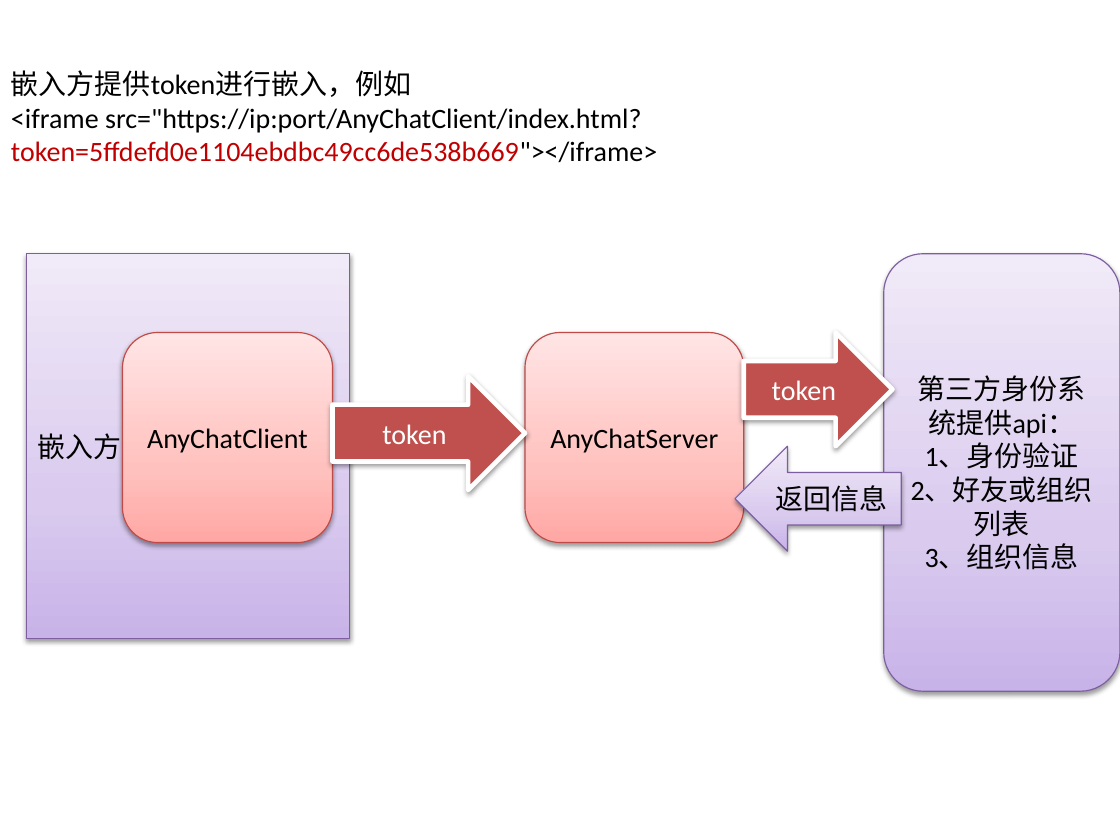
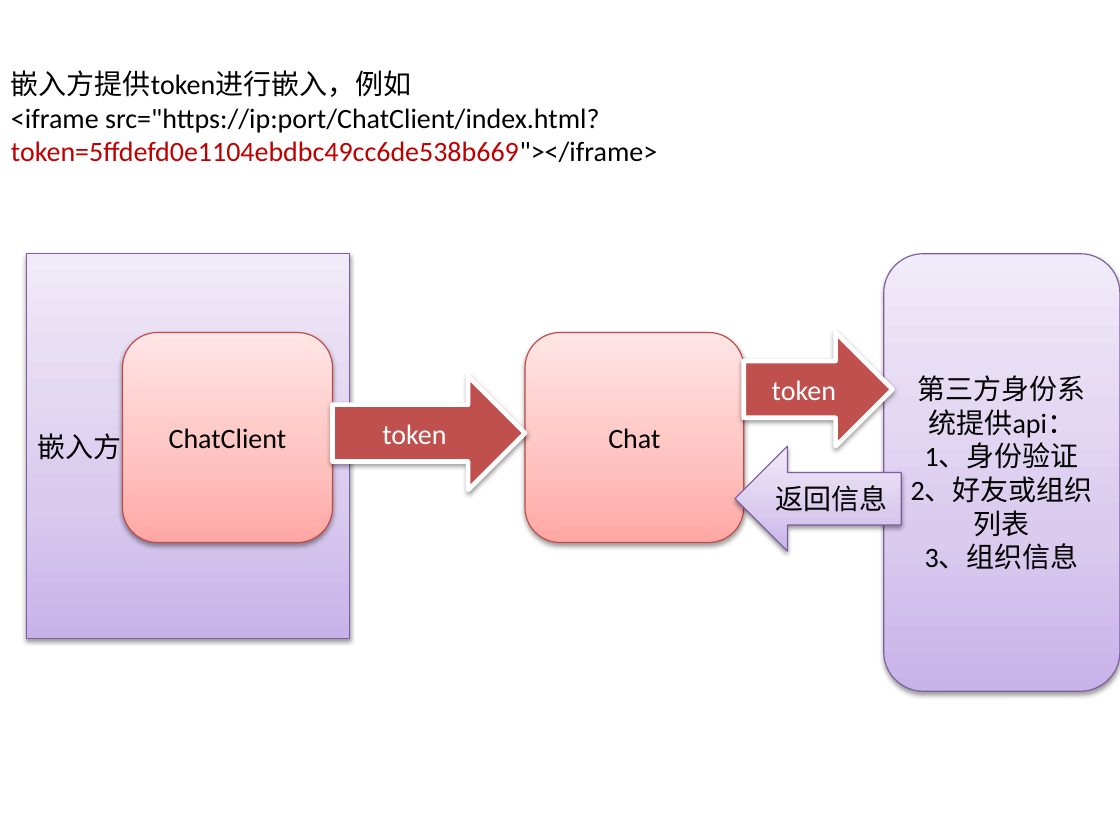
Before and after one commit to dianbaer/anychat, a slide deck: slide 2 of anychat.pptx. Drawn at 1120x840 pixels with LibreOffice and Linux fonts; fonts in the diff are those of the drawing. Boxes give left, top, right and bottom in pixels: in the first picture for what was removed or moved away, otherwise in the second. Text is boxed around its words. In the diff, an @@ line names an element or a change of style, - is before the commit and + after.

```diff
--- a/anychat.pptx
+++ b/anychat.pptx
@@ text at <box>11,108,657,162</box>: text changed @@
-<iframe src="https://ip:port/AnyChatClient/index.html?token=5ffdefd0e1104ebdbc49cc6de538b669"></iframe>
+<iframe src="https://ip:port/ChatClient/index.html?token=5ffdefd0e1104ebdbc49cc6de538b669"></iframe>
@@ text in rounded rectangle at <box>169,428,286,449</box>: text changed @@
-AnyChatClient
+ChatClient
@@ text in rounded rectangle at <box>608,428,660,449</box>: text changed @@
-AnyChatServer
+Chat
```
Also in this commit, not shown: 6 other files.
